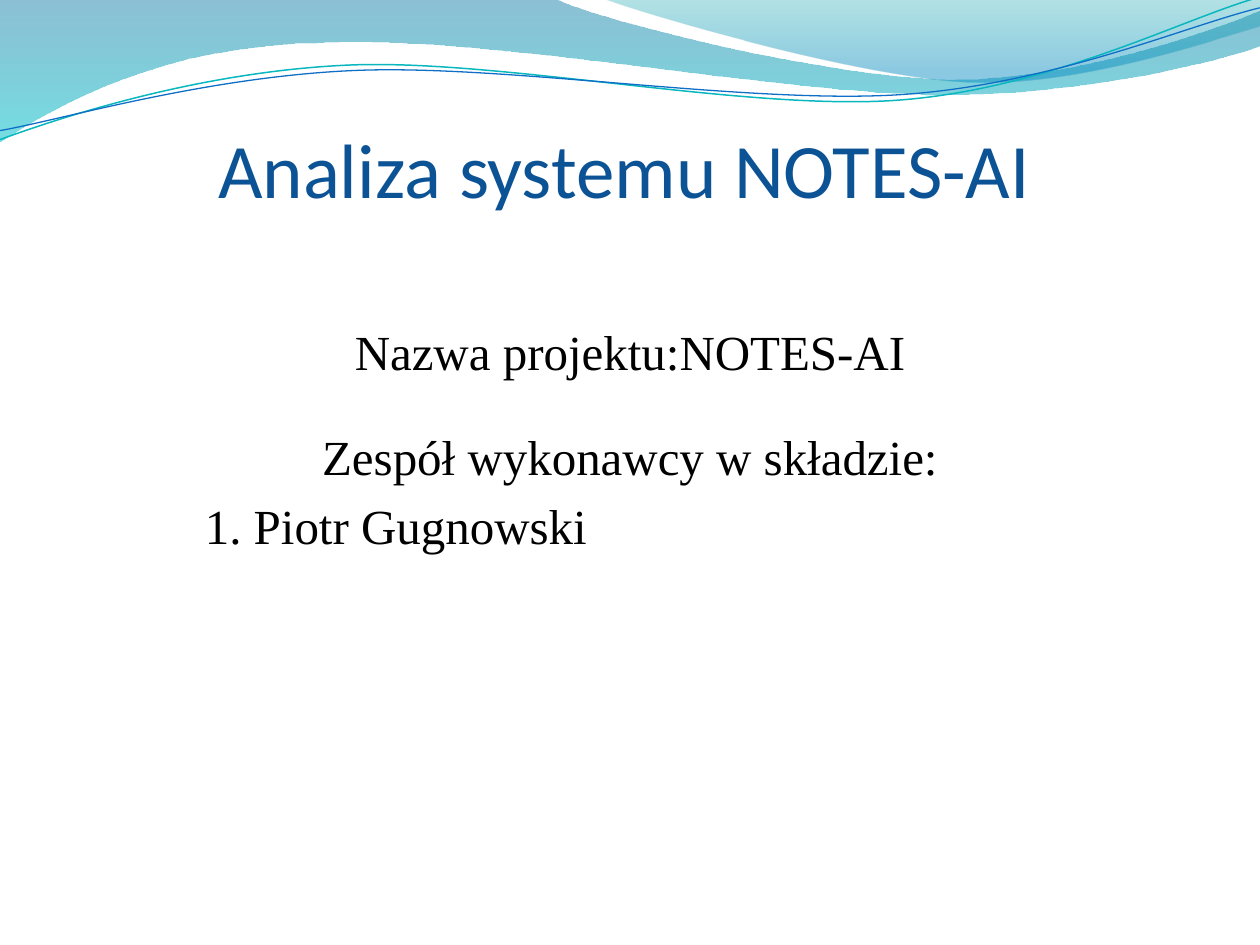
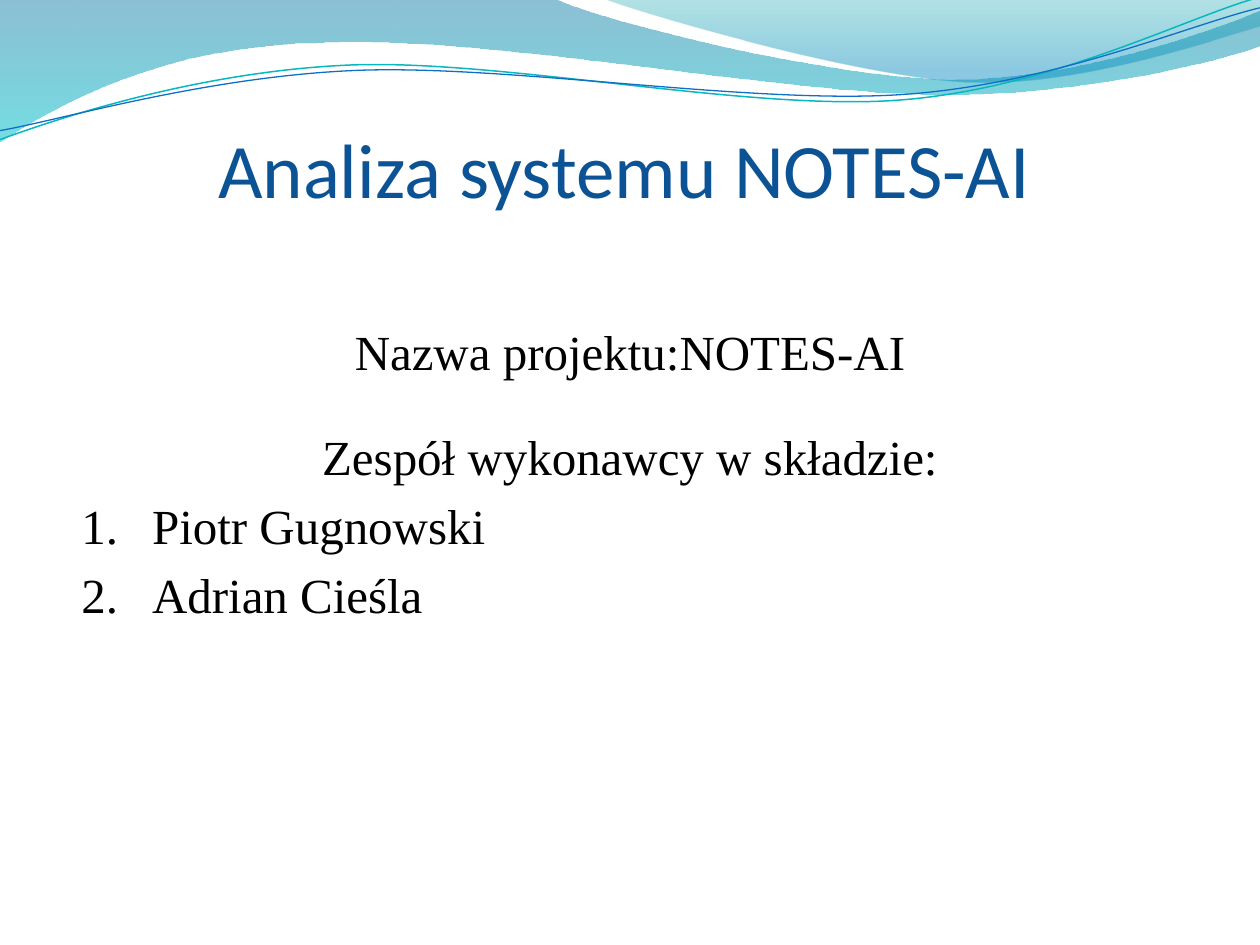
Before and after one commit to Manomenu/okno-mpsi-2026, a slide deck: slide 17 of Przeglad_koncowy_notes_ai.pptx. Drawn at 1260x945 pixels with LibreOffice and Linux fonts; fonts in the diff are those of the drawing; background and template pictures are left out. Boxes give left, top, right and bottom in pixels: in the first picture for what was removed or moved away, otherwise in the second. Text is boxed around its words. In the diff, an @@ line names an element or a change of style, - is before the commit and + after.

```diff
--- a/Przeglad_koncowy_notes_ai.pptx
+++ b/Przeglad_koncowy_notes_ai.pptx
@@ text at (x1=152, y1=510, x2=485, y2=614): text changed @@
-1. Piotr Gugnowski
+1. Piotr Gugnowski
+2. Adrian Cieśla
```
Also in this commit, not shown: 5 other slides changed.
